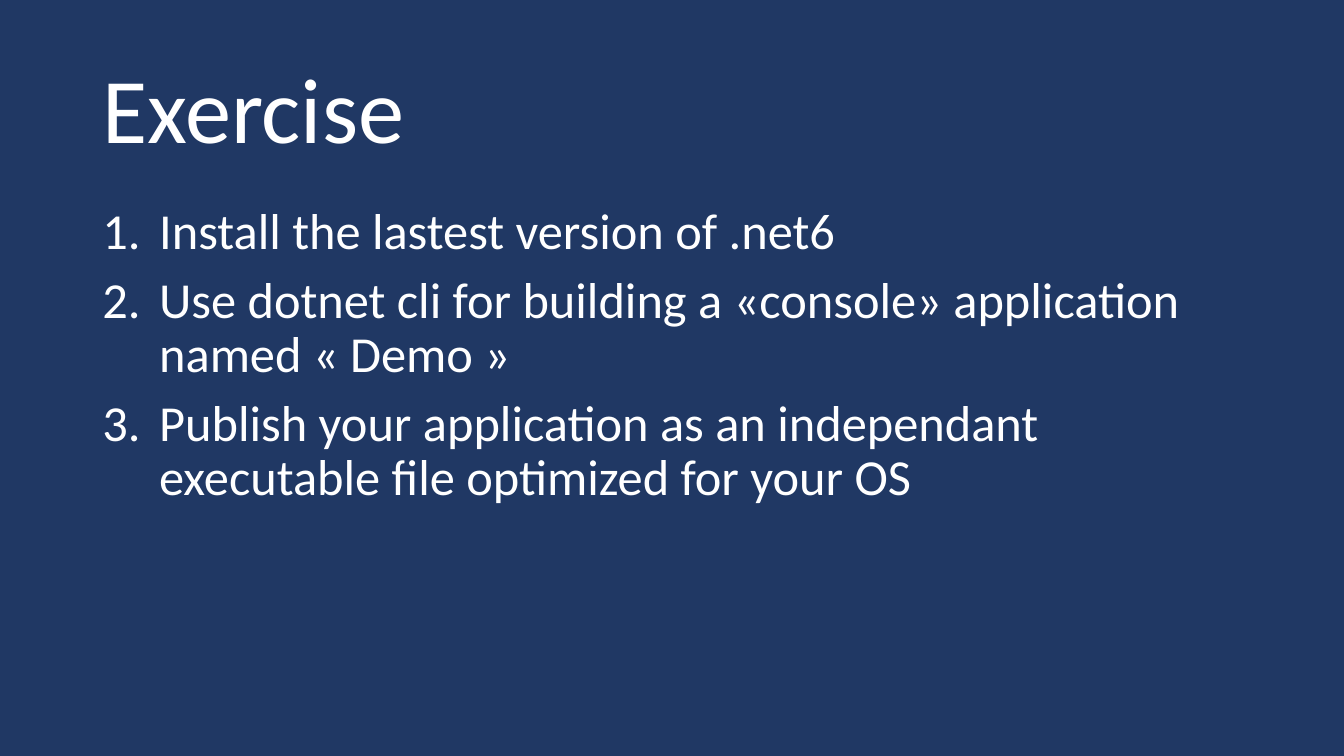
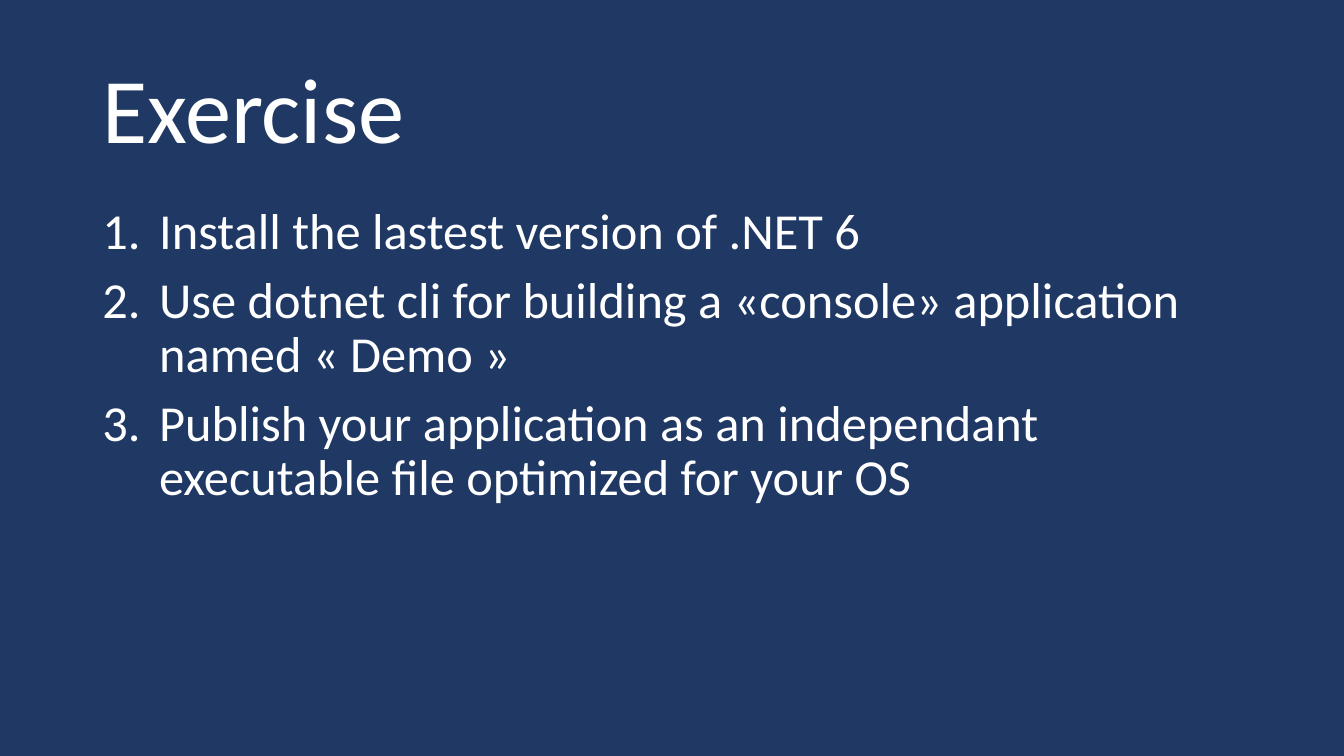
Before and after one commit to guillaume-chervet/course.dotnet, a slide deck: slide 38 of documentations/dotnet6.pptx. Drawn at 1344x756 pixels with LibreOffice and Linux fonts; fonts in the diff are those of the drawing. Boxes give left, top, right and bottom in pixels: in the first picture for what was removed or moved away, otherwise in the second. Text is boxed around its words. In the diff, an @@ line names an element or a change of style, - is before the commit and + after.

```diff
--- a/documentations/dotnet6.pptx
+++ b/documentations/dotnet6.pptx
@@ text at box(159, 214, 860, 250): text changed @@
-1. Install the lastest version of .net6
+1. Install the lastest version of .NET 6
```
Also in this commit, not shown: 10 other slides changed, 1 other file.
